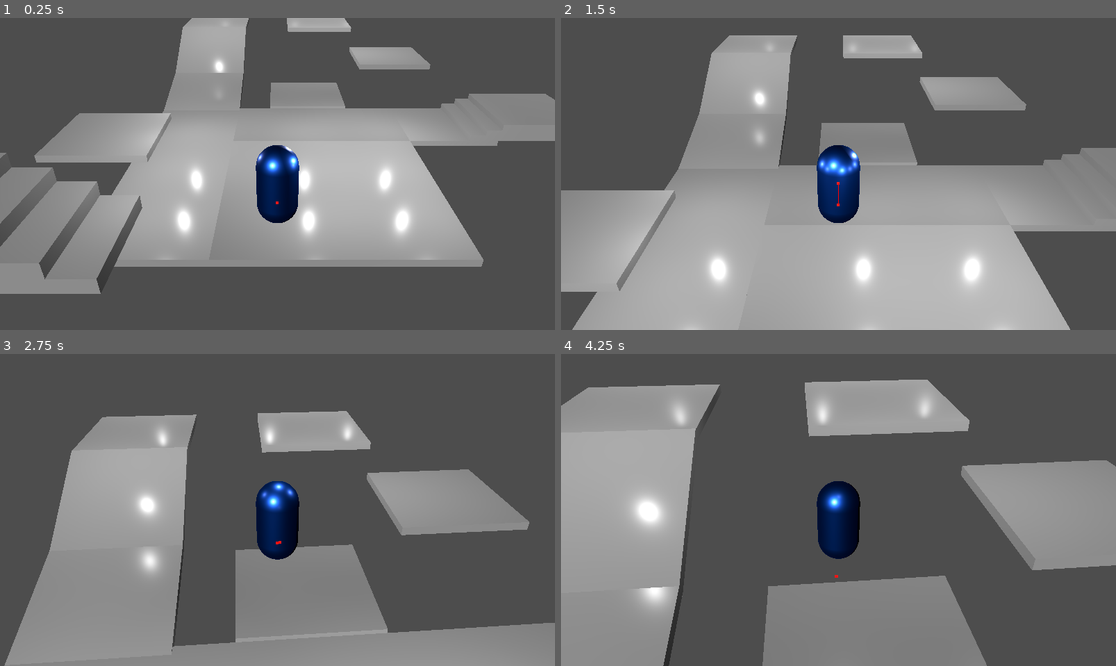
Above: before the commit, frames 1-4 (two rows, left to right).
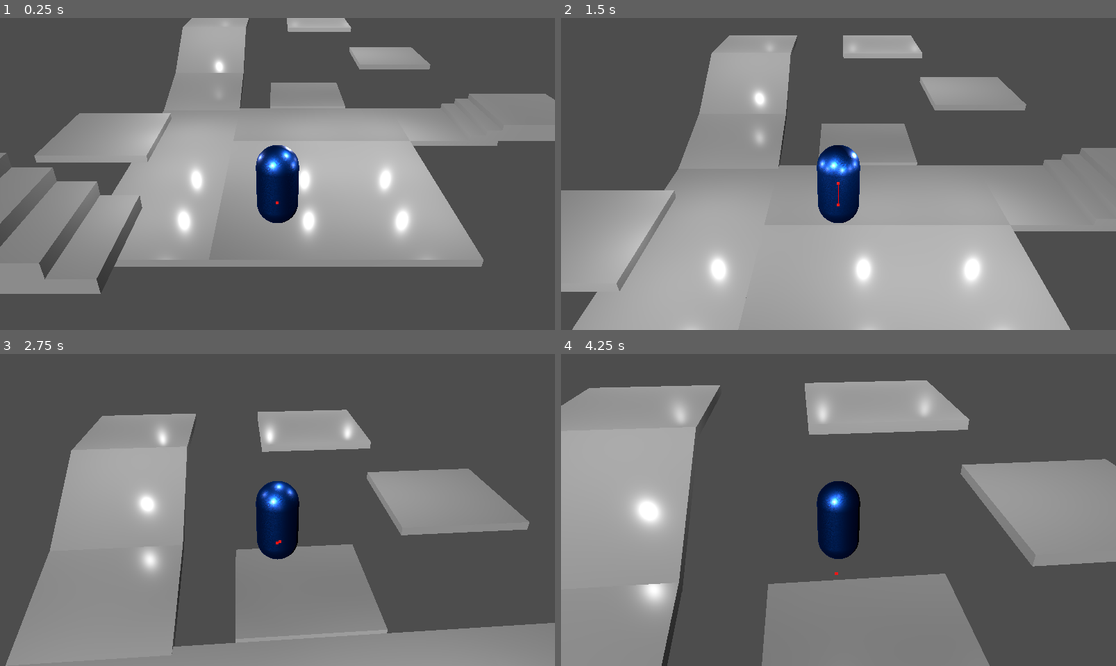
Above: after the commit, the same moments.

Repository: SamInTheShell/godot-navigationagent-characterbody-controller-example
Game: Godot game, scene res://main.tscn
The game is run twice, just before and just after one commit, with the same random seed, the same clock (stepped at 60 frames per second) and the same inputs. The project has no main scene, so this scene is started directly.
Inputs (mouse positions are in pixels of both pictures, inside the frame that each line leads up to):
- Up to frame 1 (0.25 s): no input
- Up to frame 2 (1.5 s): tap Enter (ui_accept) at 0.5, 0.77 s; move the mouse to (866, 174) at 0.52 s; hold W (ui_up) from 0.53 s (still down); click (866, 174) at 0.67 s; move the mouse to (810, 174) at 1.27 s; click (810, 174) at 1.42 s
- Up to frame 3 (2.75 s): keep holding W (ui_up); tap Enter (ui_accept) at 1.52 s; move the mouse to (288, 503) at 2.02 s; click (288, 503) at 2.17 s
- Up to frame 4 (4.25 s): keep holding W (ui_up); move the mouse to (832, 516) at 2.77 s; click (832, 516) at 2.92 s; tap Enter (ui_accept) at 3.02, 3.77 s; move the mouse to (877, 513) at 3.52 s; click (877, 513) at 3.67 s

The runs differ from the first frame. In frame 1, 0.3% of the frame differs, in the area x 46-58%, y 40-78%; in frame 2, 0.1%; in frame 3, 0.5%; in frame 4, 1.3%, in the area x 0-100%, y 8-100%.

Commit message:
correct input names

Diff:
--- /dev/null
+++ b/NavigationAgentCharacter.tres
@@ -0,0 +1,19 @@
+[gd_resource type="StandardMaterial3D" load_steps=3 format=3 uid="uid://b7wjtr68an4yf"]
+
+[sub_resource type="FastNoiseLite" id="FastNoiseLite_0su6i"]
+noise_type = 3
+frequency = 0.8
+
+[sub_resource type="NoiseTexture2D" id="NoiseTexture2D_83gib"]
+noise = SubResource("FastNoiseLite_0su6i")
+
+[resource]
+albedo_color = Color(0, 0.407843, 1, 1)
+metallic = 1.0
+metallic_specular = 1.0
+roughness = 0.4
+emission_energy_multiplier = 16.0
+normal_enabled = true
+normal_texture = SubResource("NoiseTexture2D_83gib")
+clearcoat_enabled = true
+clearcoat_roughness = 1.0
--- a/NavigationAgentCharacter.tscn
+++ b/NavigationAgentCharacter.tscn
@@ -1,19 +1,11 @@
 [gd_scene load_steps=7 format=3 uid="uid://d1htmk466vnuj"]
 
 [ext_resource type="Script" path="res://NavigationAgentCharacterBody3DController.gd" id="1_g3rio"]
+[ext_resource type="Material" uid="uid://b7wjtr68an4yf" path="res://NavigationAgentCharacter.tres" id="2_2vcai"]
 
 [sub_resource type="CapsuleShape3D" id="CapsuleShape3D_xey6x"]
 
 [sub_resource type="CapsuleMesh" id="CapsuleMesh_v2nr8"]
-
-[sub_resource type="StandardMaterial3D" id="StandardMaterial3D_7wi24"]
-albedo_color = Color(0, 0.407843, 1, 1)
-metallic = 1.0
-metallic_specular = 1.0
-roughness = 0.4
-emission_energy_multiplier = 16.0
-clearcoat_enabled = true
-clearcoat_roughness = 1.0
 
 [sub_resource type="CapsuleMesh" id="CapsuleMesh_s36km"]
 
@@ -42,7 +34,7 @@
 [node name="BodyMesh" type="MeshInstance3D" parent="."]
 transform = Transform3D(1, 0, 0, 0, 1, 0, 0, 0, 1, 0, 1, 0)
 mesh = SubResource("CapsuleMesh_v2nr8")
-surface_material_override/0 = SubResource("StandardMaterial3D_7wi24")
+surface_material_override/0 = ExtResource("2_2vcai")
 
 [node name="FaceMesh" type="MeshInstance3D" parent="BodyMesh"]
 transform = Transform3D(1, 0, 0, 0, 0.2, 0, 0, 0, 1, 0, 0.3, -0.0960928)
--- a/NavigationAgentCharacterBody3DController.gd
+++ b/NavigationAgentCharacterBody3DController.gd
@@ -1,7 +1,11 @@
 extends CharacterBody3D
 
-@export var  joystick_camera_sensitivity = 0.5
-@export var mouse_sensitivity : float = 5.0
+@export var camera_speed_yaw = 5.0
+@export var camera_speed_pitch = 3.5
+@export var  joystick_camera_sensitivity_x = 1
+@export var  joystick_camera_sensitivity_y = .5
+@export var mouse_sensitivity_x : float = 1
+@export var mouse_sensitivity_y : float = .5
 @export var speed = 5.0
 @export var jump_velocity = 4.5
 @export var min_camera_yaw: float = -50.0
@@ -61,21 +65,23 @@
 		else:
 			Input.set_mouse_mode(Input.MOUSE_MODE_VISIBLE)
 
-	#print(Input.get_action_strength("trigger_r"), ", ", Input.get_action_strength("trigger_l"))
-
-	var camera_direction = Vector2(Input.get_axis("thumbstick_l_left", "thumbstick_l_right"), Input.get_axis("thumbstick_l_up", "thumbstick_l_down"))
+	var camera_direction = Vector2(
+			Input.get_axis("right_thumbstick_left", "right_thumbstick_right"),
+			Input.get_axis("right_thumbstick_up", "right_thumbstick_down")
+		)
+
 	if camera_direction != Vector2.ZERO:
 		#if abs(camera_direction.x) >= .5:
-		gimble_y_rotation = camera_direction.x * joystick_camera_sensitivity
+		gimble_y_rotation = camera_direction.x * joystick_camera_sensitivity_x
 		#if abs(camera_direction.y) >= .5:
-		gimble_x_rotation = camera_direction.y * joystick_camera_sensitivity
+		gimble_x_rotation = camera_direction.y * joystick_camera_sensitivity_y
 
 	## Apply camera yaw rotation (y axis rotation)
 	var current_y_rotation = yaw_origin.rotation.y
 	yaw_origin.rotation.y = lerpf(
 			current_y_rotation,
 			current_y_rotation - gimble_y_rotation,
-			mouse_sensitivity * delta
+			camera_speed_yaw * delta
 		)
 	# Consume the yaw input
 	gimble_y_rotation = 0
@@ -89,7 +95,7 @@
 				deg_to_rad(min_camera_yaw),
 				deg_to_rad(max_camera_yaw)
 			),
-			mouse_sensitivity * delta
+			camera_speed_pitch * delta
 		)
 	# Consume the pitch input
 	gimble_x_rotation = 0
@@ -198,7 +204,7 @@
 		## Apply mouse movement to gimble rotation
 		if Input.get_mouse_mode() == Input.MOUSE_MODE_CAPTURED:
 			## Add y rotation to camera gimble (Yaw)
-			gimble_y_rotation = event.relative.normalized().x
+			gimble_y_rotation = event.relative.normalized().x * mouse_sensitivity_x
 			## Add x rotation to camera gimble (Pitch)
 			# TODO: Clamp this ?
-			gimble_x_rotation = event.relative.normalized().y
+			gimble_x_rotation = event.relative.normalized().y * mouse_sensitivity_y
--- a/main.tscn
+++ b/main.tscn
@@ -52,7 +52,7 @@
 transform = Transform3D(1, 0, 0, 0, 1, 0, 0, 0, 1, 1, 2, -2)
 
 [node name="OmniLight3D4" type="OmniLight3D" parent="WorldEnvironment"]
-transform = Transform3D(1, 0, 0, 0, 1, 0, 0, 0, 1, 1, 2, 3)
+transform = Transform3D(1, 0, 0, 0, 1, 0, 0, 0, 1, 1, 3, 3)
 
 [node name="OmniLight3D5" type="OmniLight3D" parent="WorldEnvironment"]
 transform = Transform3D(1, 0, 0, 0, 1, 0, 0, 0, 1, 4, 2, -2)
--- a/project.godot
+++ b/project.godot
@@ -63,33 +63,23 @@
 , Object(InputEventKey,"resource_local_to_scene":false,"resource_name":"","device":-1,"window_id":0,"alt_pressed":false …(183 unchanged characters)…
 ]
 }
-thumbstick_l_left={
-"deadzone": 0.5,
+right_thumbstick_left={
+"deadzone": 0.3,
 "events": [Object(InputEventJoypadMotion,"resource_local_to_scene":false,"resource_name":"","device":0,"axis":2,"axis_value":-1.0,"script":null)
 ]
 }
-thumbstick_l_right={
-"deadzone": 0.5,
+right_thumbstick_right={
+"deadzone": 0.3,
 "events": [Object(InputEventJoypadMotion,"resource_local_to_scene":false,"resource_name":"","device":0,"axis":2,"axis_value":1.0,"script":null)
 ]
 }
-thumbstick_l_up={
-"deadzone": 0.5,
+right_thumbstick_up={
+"deadzone": 0.3,
 "events": [Object(InputEventJoypadMotion,"resource_local_to_scene":false,"resource_name":"","device":0,"axis":3,"axis_value":-1.0,"script":null)
 ]
 }
-thumbstick_l_down={
-"deadzone": 0.5,
+right_thumbstick_down={
+"deadzone": 0.3,
 "events": [Object(InputEventJoypadMotion,"resource_local_to_scene":false,"resource_name":"","device":0,"axis":3,"axis_value":1.0,"script":null)
 ]
 }
-trigger_r={
-"deadzone": 0.5,
-"events": [Object(InputEventJoypadMotion,"resource_local_to_scene":false,"resource_name":"","device":0,"axis":5,"axis_value":1.0,"script":null)
-]
-}
-trigger_l={
-"deadzone": 0.5,
-"events": [Object(InputEventJoypadMotion,"resource_local_to_scene":false,"resource_name":"","device":0,"axis":4,"axis_value":1.0,"script":null)
-]
-}
